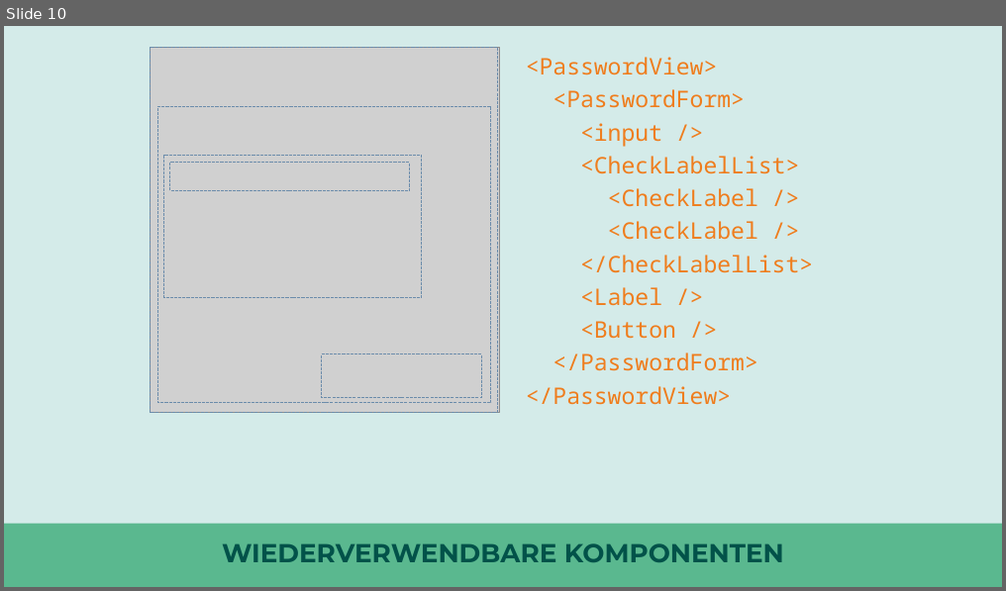
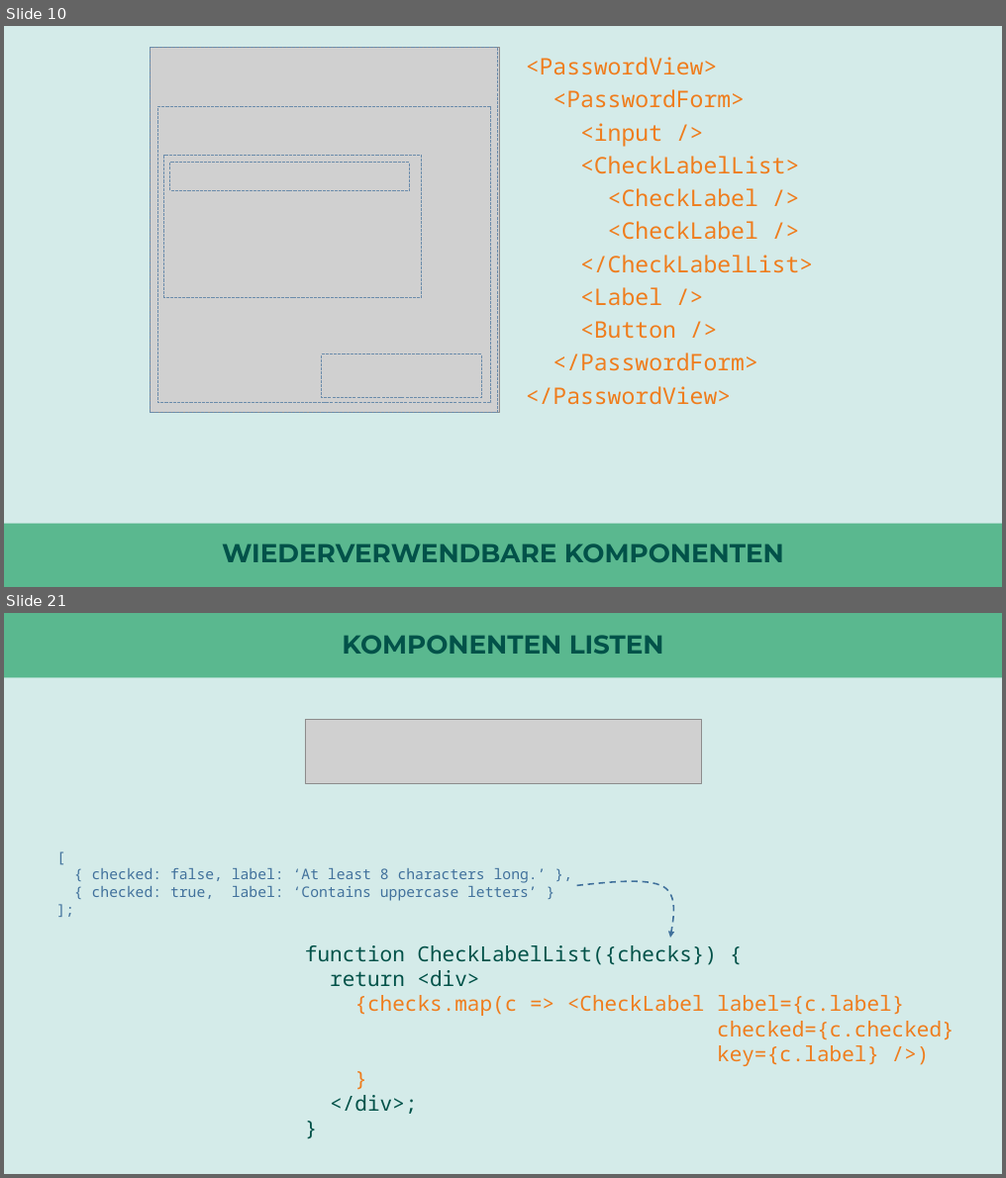
Before and after one commit to nilshartmann/react-talk, a slide deck: react-talk.pptx. Shown one above the other, each under a label of ours: slide 10 before the commit, slides 10 and 21 after it; the slides between them are not shown. The pictures are 1006x591 and 1006x1178 pixels, drawn with LibreOffice and Linux fonts; fonts in the diff are those of the drawing; grey boxes stand for pictures. Boxes give left, top, right and bottom in pixels: in the first picture for what was removed or moved away, otherwise in the second. Text is boxed around its words. In the diff, an @@ line names an element or a change of style, - is before the commit and + after.

```diff
--- a/react-talk.pptx
+++ b/react-talk.pptx
@@ slide 21 added at [4,613,1002,1174], background #D4EBE9 @@
@@ rectangle added at [4,613,1002,677], fill #5AB88F @@
@@ title added at [342,635,664,654], 25 pt, text #025249, bold @@
+KOMPONENTEN LISTEN
@@ picture added at [305,719,701,783] @@
@@ text added at [92,868,547,901], 14 pt, text #41719C @@
+[
+{ checked: false, label: ‘At least 8 characters long.’ },
+{ checked: true, label: ‘Contains uppercase letters’ }
+];
@@ freeform shape added at [576,881,672,938], outline #41719C 1.5 pt dashed @@
@@ text added at [305,946,954,1114], 20 pt, text #EF7D1D @@
+function CheckLabelList({checks}) {
+return <div>
+{checks.map(c => <CheckLabel label={c.label}
+checked={c.checked}
+key={c.label} />)
+}
+</div>;
+}
```
Also in this commit, not shown: 5 slides changed, 20 other slides added, 1 slide removed, 2 other files.
